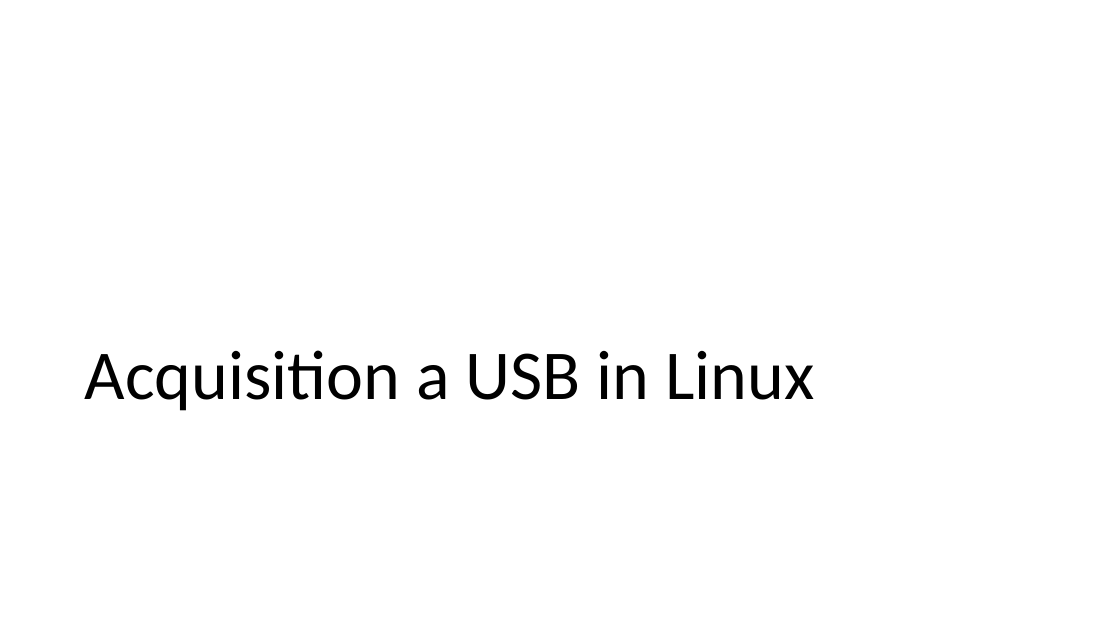
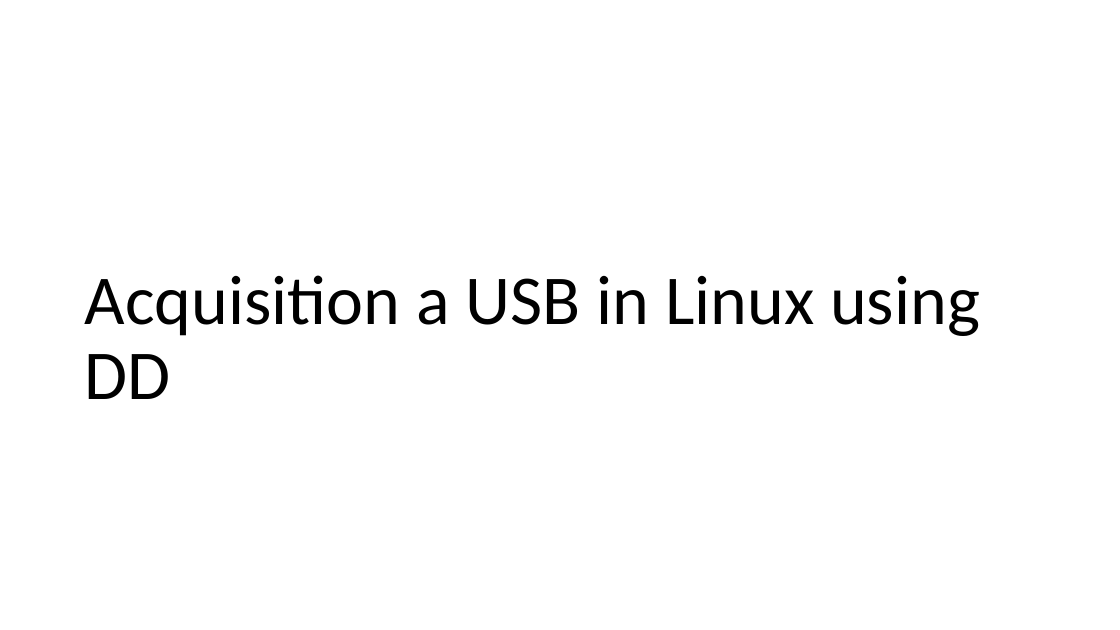
Before and after one commit to frankwxu/digital-forensics-lab, a slide deck: slide 16 of Basic_Computer_Skills_for_Forensics/7_USB_Image_Acquisition.pptx. Drawn at 1120x630 pixels with LibreOffice and Linux fonts; fonts in the diff are those of the drawing; background and template pictures are left out. Boxes give left, top, right and bottom in pixels: in the first picture for what was removed or moved away, otherwise in the second. Text is boxed around its words. In the diff, an @@ line names an element or a change of style, - is before the commit and + after.

```diff
--- a/Basic_Computer_Skills_for_Forensics/7_USB_Image_Acquisition.pptx
+++ b/Basic_Computer_Skills_for_Forensics/7_USB_Image_Acquisition.pptx
@@ title at <box>85,275,980,399</box>: text changed @@
-Acquisition a USB in Linux
+Acquisition a USB in Linux using DD
```
Also in this commit, not shown: 1 other slide changed.
